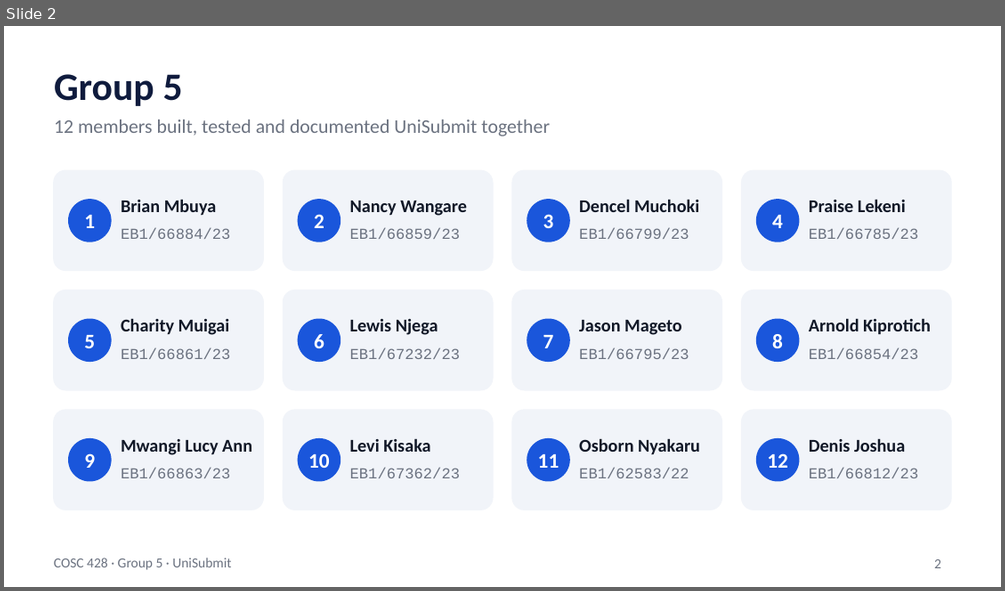
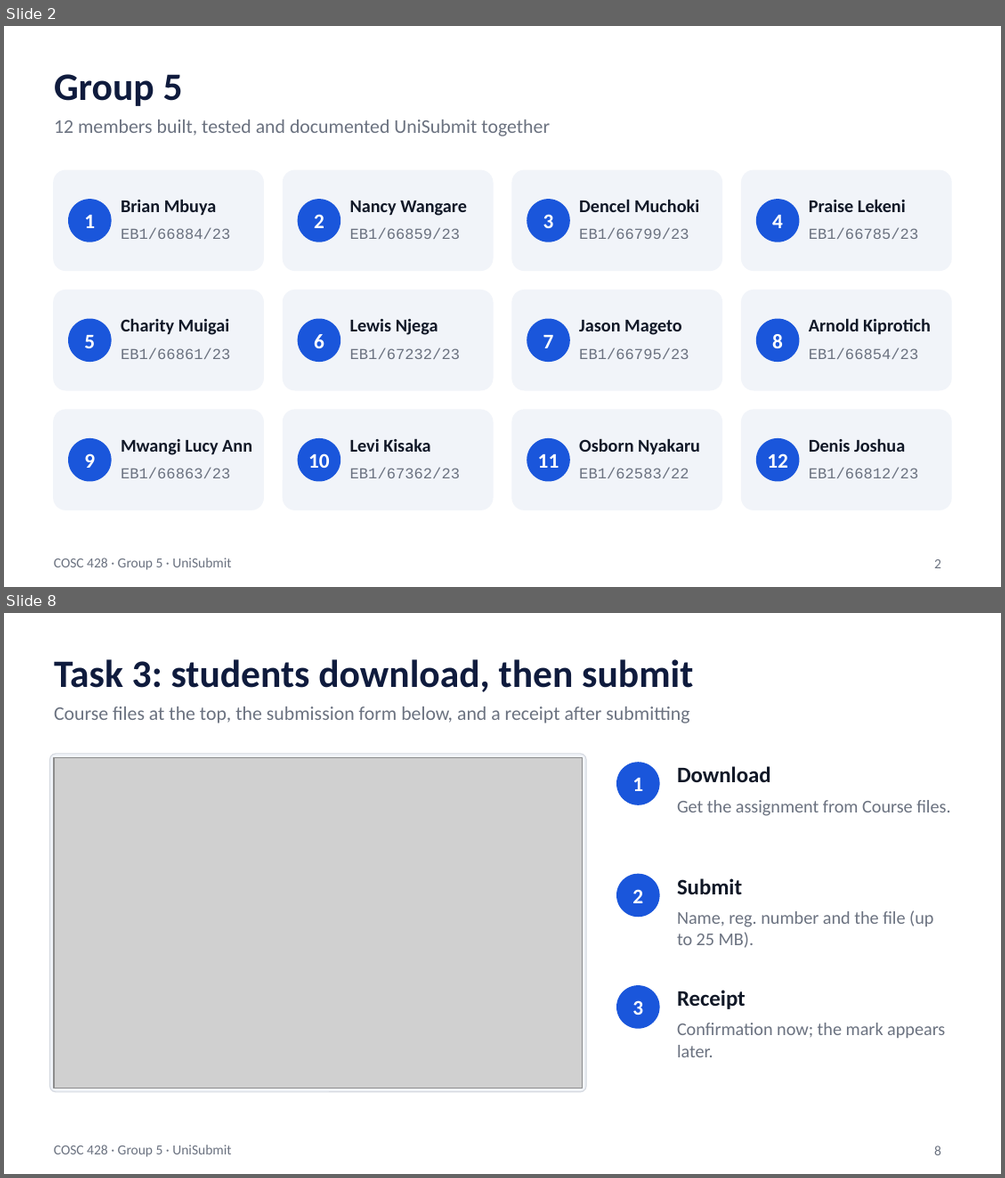
Before and after one commit to IRIR-Java/unisubmit, a slide deck: docs/COSC428_Group5_UniSubmit_Slides.pptx. Shown one above the other, each under a label of ours: slide 2 before the commit, slides 2 and 8 after it; the slides between them are not shown. The pictures are 1005x591 and 1005x1178 pixels, drawn with LibreOffice and Linux fonts; fonts in the diff are those of the drawing; grey boxes stand for pictures. Boxes give left, top, right and bottom in pixels: in the first picture for what was removed or moved away, otherwise in the second. Text is boxed around its words. In the diff, an @@ line names an element or a change of style, - is before the commit and + after.

```diff
--- a/docs/COSC428_Group5_UniSubmit_Slides.pptx
+++ b/docs/COSC428_Group5_UniSubmit_Slides.pptx
@@ slide 8 added at (4,613,1001,1174), background #FFFFFF; not listed: 1 template element that a slide beside it also shows @@
@@ title added at (54,659,693,692), 28 pt, text #0F1B3D, bold @@
+Task 3: students download, then submit
@@ text added at (54,706,689,723), 14 pt, text #6B7280 @@
+Course files at the top, the submission form below, and a receipt after submitting
@@ rounded rectangle added at (50,754,586,1092), fill #F1F4F9, outline #D5D9E0 0.75 pt @@
@@ picture added at (54,757,582,1087) @@
@@ ellipse added at (617,763,659,804), fill #1A56DB, outline #1A56DB 1 pt @@
@@ text added at (677,766,771,782), 16 pt, text #111827, bold @@
+Download
@@ text added at (632,778,643,791), 15 pt, text #FFFFFF, bold @@
+1
@@ text added at (677,800,950,816), 13 pt, text #6B7280 @@
+Get the assignment from Course files.
@@ ellipse added at (617,874,659,916), fill #1A56DB, outline #1A56DB 1 pt @@
@@ text added at (677,878,742,894), 16 pt, text #111827, bold @@
+Submit
@@ text added at (632,889,643,903), 15 pt, text #FFFFFF, bold @@
+2
@@ text added at (677,910,933,948), 13 pt, text #6B7280 @@
+Name, reg. number and the file (up to 25 MB).
@@ ellipse added at (617,986,659,1028), fill #1A56DB, outline #1A56DB 1 pt @@
@@ text added at (632,1000,643,1014), 15 pt, text #FFFFFF, bold @@
+3
@@ text added at (677,989,745,1009), 16 pt, text #111827, bold @@
+Receipt
@@ text added at (677,1022,945,1057), 13 pt, text #6B7280 @@
+Confirmation now; the mark appears later.
@@ page number added at (934,1145,941,1155), 10 pt, text #6B7280 @@
+8
```
Also in this commit, not shown: 10 slides changed, 2 other slides added, 4 slides removed, 30 other files.
